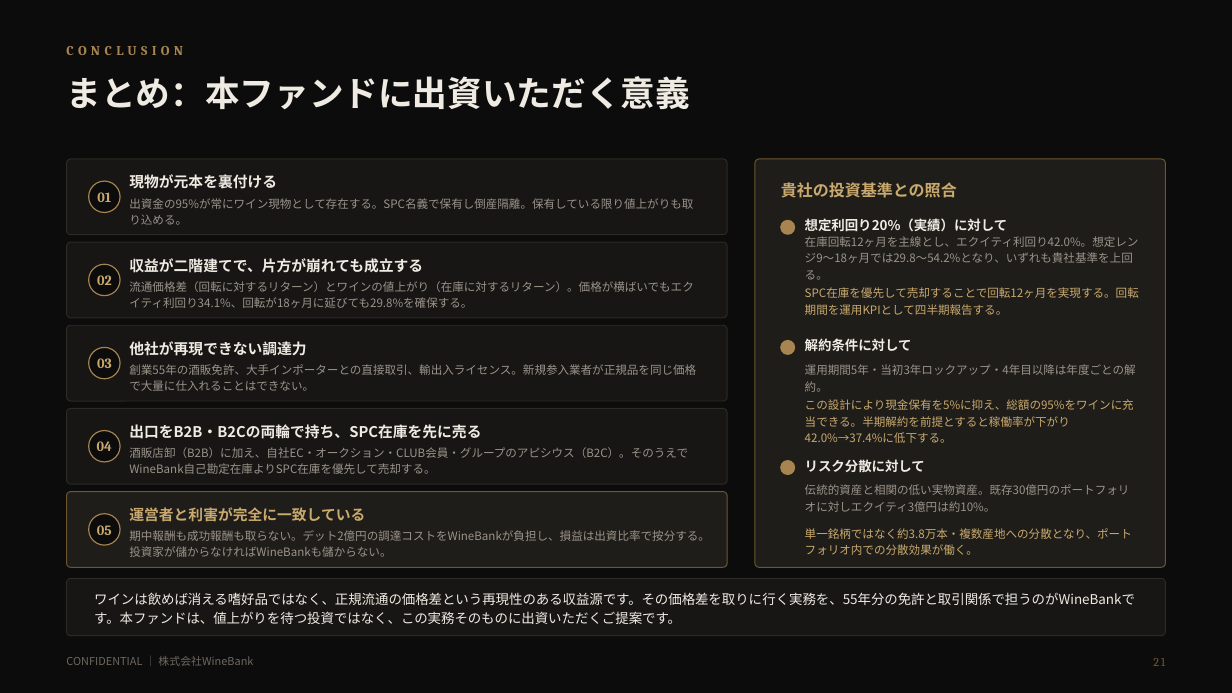
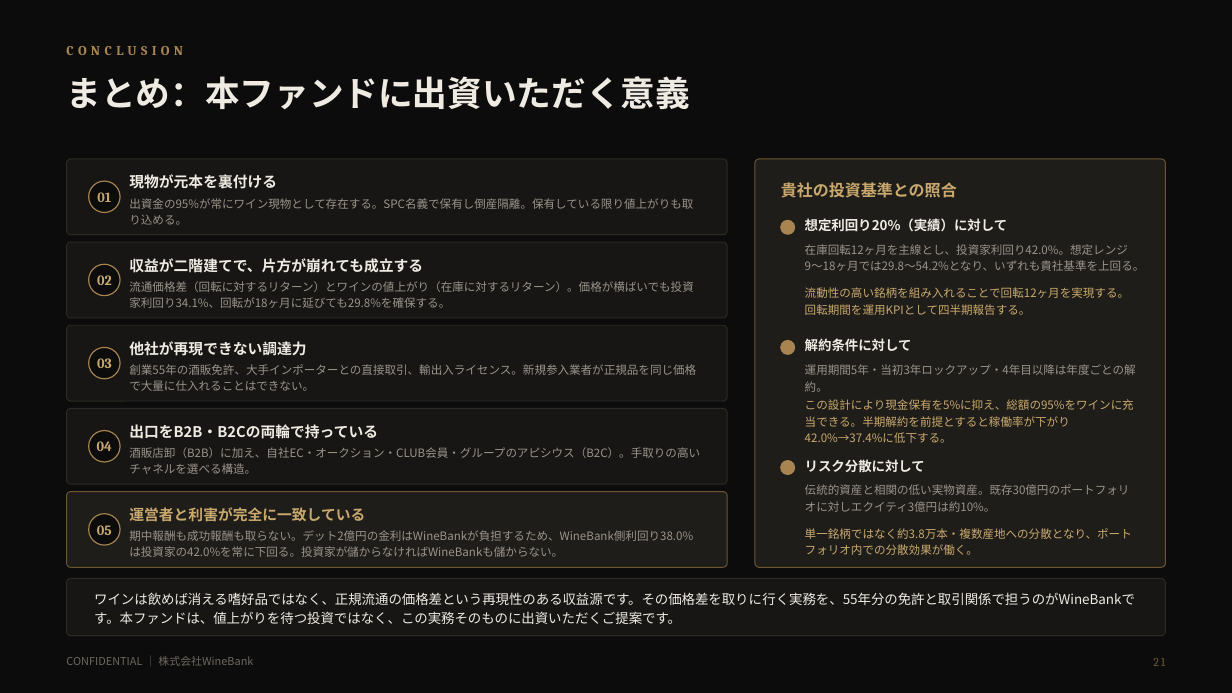
Before and after one commit to nakano-winebank/wine-auction, a slide deck: slide 22 of docs/wine-fund/WineBank_ワインファンドSPC組成提案_5億_20260811.pptx. Drawn at 1232x693 pixels with LibreOffice and Linux fonts; fonts in the diff are those of the drawing. Boxes give left, top, right and bottom in pixels: in the first picture for what was removed or moved away, otherwise in the second. Text is boxed around its words. In the diff, an @@ line names an element or a change of style, - is before the commit and + after.

```diff
--- a/docs/wine-fund/WineBank_ワインファンドSPC組成提案_5億_20260811.pptx
+++ b/docs/wine-fund/WineBank_ワインファンドSPC組成提案_5億_20260811.pptx
@@ text at bbox=[805, 244, 1145, 271]: text changed @@
-在庫回転12ヶ月を主線とし、エクイティ利回り42.0%。想定レンジ9〜18ヶ月では29.8〜54.2%となり、いずれも貴社基準を上回る。
+在庫回転12ヶ月を主線とし、投資家利回り42.0%。想定レンジ9〜18ヶ月では29.8〜54.2%となり、いずれも貴社基準を上回る。
@@ text at bbox=[129, 281, 693, 308]: text changed @@
-流通価格差（回転に対するリターン）とワインの値上がり（在庫に対するリターン）。価格が横ばいでもエクイティ利回り34.1%、回転が18ヶ月に延びても29.8%を確保する。
+流通価格差（回転に対するリターン）とワインの値上がり（在庫に対するリターン）。価格が横ばいでも投資家利回り34.1%、回転が18ヶ月に延びても29.8%を確保する。
@@ text at bbox=[805, 287, 1129, 315]: text changed @@
-SPC在庫を優先して売却することで回転12ヶ月を実現する。回転期間を運用KPIとして四半期報告する。
+流動性の高い銘柄を組み入れることで回転12ヶ月を実現する。回転期間を運用KPIとして四半期報告する。
@@ text at bbox=[129, 447, 700, 474]: text changed @@
-酒販店卸（B2B）に加え、自社EC・オークション・CLUB会員・グループのアピシウス（B2C）。そのうえでWineBank自己勘定在庫よりSPC在庫を優先して売却する。
+酒販店卸（B2B）に加え、自社EC・オークション・CLUB会員・グループのアピシウス（B2C）。手取りの高いチャネルを選べる構造。
@@ text at bbox=[129, 424, 378, 439]: text changed @@
-出口をB2B・B2Cの両輪で持ち、SPC在庫を先に売る
+出口をB2B・B2Cの両輪で持っている
@@ text at bbox=[129, 530, 693, 557]: text changed @@
-期中報酬も成功報酬も取らない。デット2億円の調達コストをWineBankが負担し、損益は出資比率で按分する。投資家が儲からなければWineBankも儲からない。
+期中報酬も成功報酬も取らない。デット2億円の金利はWineBankが負担するため、WineBank側利回り38.0%は投資家の42.0%を常に下回る。投資家が儲からなければWineBankも儲からない。
```
Also in this commit, not shown: 11 other slides changed, 4 other files.
